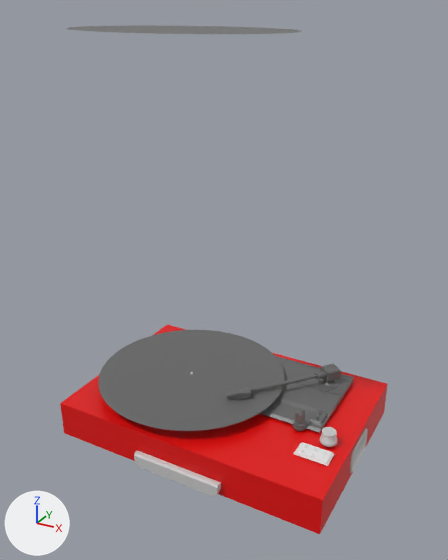
Renders of the FBX model assets/models/recordplayer.fbx from each side of a commit.
Both versions are drawn from a 50 mm lens placed at (0.0558, -0.1701, 0.0831), pointed at (0.0005, -0.0697, 0.0329). The axes (+X, +Y, +Z) are drawn at lower left. The lights are the same throughout. Where no turn or scale is listed for an object, it has been applied to the vertices.

The older version as bpy lines, for what is in view:
```python
me_mesh_001 = bpy.data.meshes.new('Mesh.001')
me_mesh_001.from_pydata(...)  # 506 vertices, 981 faces; spans x -0.0152..0.0152, y -0.0117..0.0117, z -0.0021..0.0021
me_mesh_001.materials.append(mat_mat_1)  # dark grey #696969
me_mesh_002 = bpy.data.meshes.new('Mesh.002')
me_mesh_002.from_pydata(...)  # 97 vertices, 128 faces; spans x -0.021..0.021, y -0.021..0.021, z -0.0003..0.0003
me_mesh_002.materials.append(mat_mat_1)  # dark grey #696969
me_mesh_003 = bpy.data.meshes.new('Mesh.003')
me_mesh_003.from_pydata(...)  # 97 vertices, 128 faces; spans x -0.021..0.021, y -0.021..0.021, z 0.0
me_mesh_003.materials.append(mat_mat_1)  # dark grey #696969
me_mesh_005 = bpy.data.meshes.new('Mesh.005')
me_mesh_005.from_pydata(...)  # 154 vertices, 296 faces; spans x -0.0307..0.0307, y -0.0138..0.0138, z -0.0032..0.0032
me_mesh_005.materials.append(mat_mat_2)  # light grey #cacaca
me_mesh_007 = bpy.data.meshes.new('Mesh.007')
me_mesh_007.from_pydata(...)  # 254 vertices, 504 faces; spans x 2.222..2.778, y 0.424..0.476, z 7.513..7.967
ob_basis_handvaten = bpy.data.objects.new('Basis_handvaten', me_mesh_005)
ob_basis_handvaten.location = (-0.0001, -0.0755, -0.0004)
ob_basis_naald = bpy.data.objects.new('Basis_naald', me_mesh_001)
ob_basis_naald.location = (0.008, -0.0607, 0.0066)
ob_inputs = bpy.data.objects.new('Inputs', me_mesh_007)
ob_inputs.parent = ob_null
ob_inputs.location = (-1.226, -0.298, -4.657)
ob_inputs.scale = (1.28, 1.0, 0.836)
ob_plaat = bpy.data.objects.new('Plaat', me_mesh_003)
ob_plaat.location = (-0.0092, -0.0672, 0.0066)
ob_plaat_1 = bpy.data.objects.new('Plaat_1', me_mesh_002)
ob_plaat_1.location = (-0.0089, -0.0671, 0.0795)
# also in view: 'Naald' at (0.0118, -0.0622, 0.0079); 'Basis' at (0.0, -0.0669, 0.0)
```
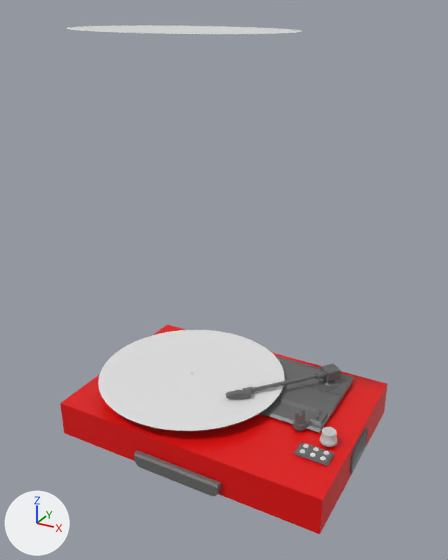
Pixel boxes [x1, y1, x2, y2] of what changed, in the pictures (448 x 560 px):
'Plaat', recoloured (grey to white): [98, 330, 285, 431] in both
'Basis_handvaten', recoloured: [134, 428, 368, 496] in both
'Plaat_1', recoloured (grey to white): [66, 25, 302, 34] in both
'Inputs', recoloured, moved (white to grey): [293, 442, 335, 466] in both

Diff of the bpy script that builds the scene:
```diff
--- a/assets/models/recordplayer.fbx.py
+++ b/assets/models/recordplayer.fbx.py
@@ mat_mat_7 @@
+mat_mat_7 = principled_material('Mat.7')
+mat_mat_7.base_color = (0.8, 0.8, 0.8)  # white #e7e7e7
+mat_mat_7.roughness = 0.434
@@ mat_mat_6 @@
+mat_mat_6 = principled_material('Mat.6')
+mat_mat_6.base_color = (0.8, 0.8, 0.8)  # white #e7e7e7
+mat_mat_6.roughness = 0.434
@@ me_mesh_003 @@
 me_mesh_003.from_pydata(...)  # 97 vertices, 128 faces; spans x -0.021..0.021, y -0.021..0.021, z 0.0
-me_mesh_003.materials.append(mat_mat_1)  # dark grey #696969
+me_mesh_003.materials.append(mat_mat_6)  # white #e7e7e7
@@ me_mesh_002 @@
 me_mesh_002.from_pydata(...)  # 97 vertices, 128 faces; spans x -0.021..0.021, y -0.021..0.021, z -0.0003..0.0003
-me_mesh_002.materials.append(mat_mat_1)  # dark grey #696969
+me_mesh_002.materials.append(mat_mat_7)  # white #e7e7e7
@@ me_mesh_005 @@
 me_mesh_005.from_pydata(...)  # 154 vertices, 296 faces; spans x -0.0307..0.0307, y -0.0138..0.0138, z -0.0032..0.0032
-me_mesh_005.materials.append(mat_mat_2)  # light grey #cacaca
+me_mesh_005.materials.append(mat_mat_1)  # dark grey #696969
@@ me_mesh_007 @@
 me_mesh_007.from_pydata(...)  # 254 vertices, 504 faces; spans x 2.222..2.778, y 0.424..0.476, z 7.513..7.967
+me_mesh_007.materials.append(mat_mat_1)  # dark grey #696969
@@ ob_inputs @@
 ob_inputs = bpy.data.objects.new('Inputs', me_mesh_007)
-ob_inputs.parent = ob_null
+ob_inputs.parent = ob_all
 ob_inputs.location = (-1.226, -0.298, -4.657)
```
